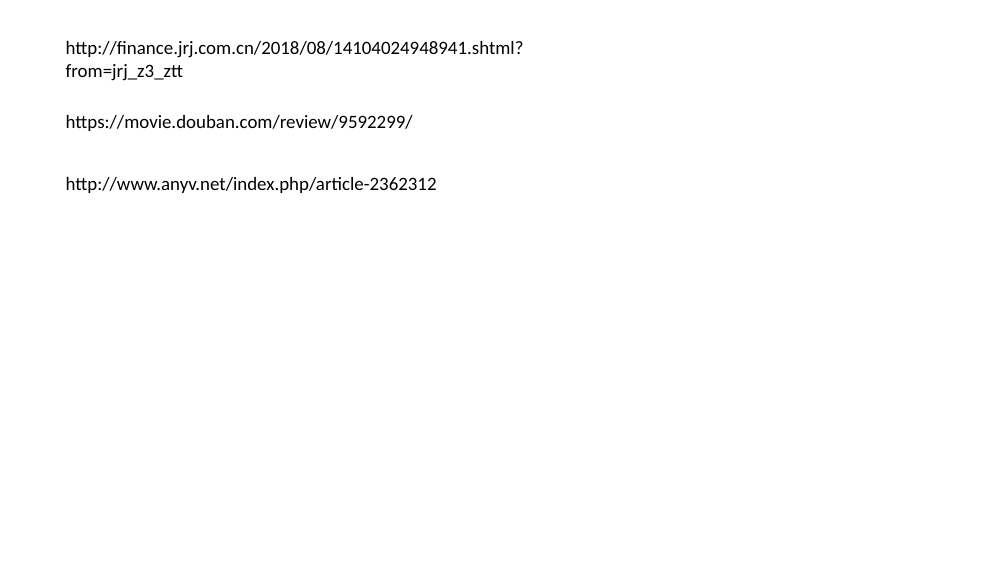
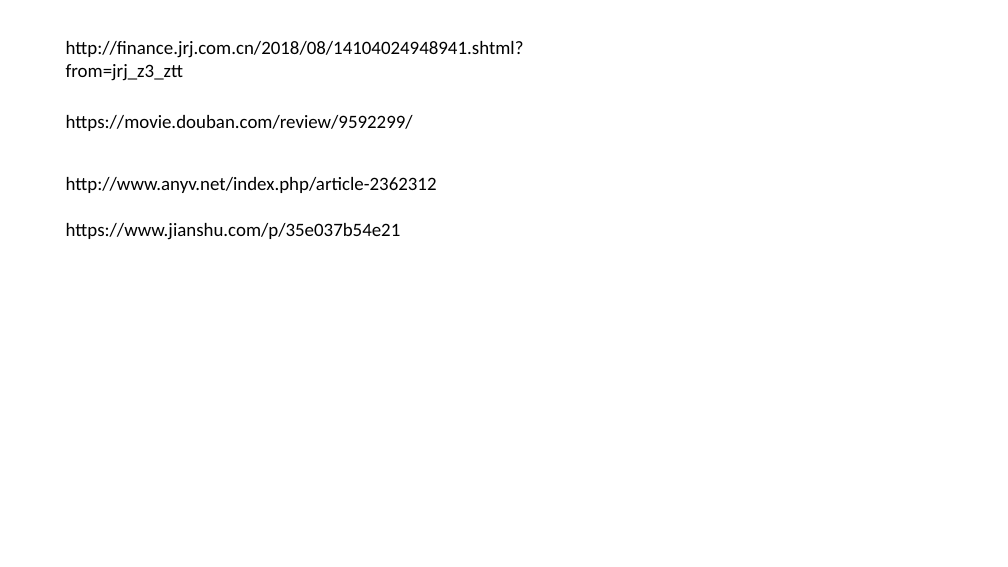
Before and after one commit to FredJiangFei/freetalk, a slide deck: slide 1 of 生娃是国家大事/sw.pptx (slide 2 before the commit). Drawn at 1008x567 pixels with LibreOffice and Linux fonts; fonts in the diff are those of the drawing. Boxes give left, top, right and bottom in pixels: in the first picture for what was removed or moved away, otherwise in the second. Text is boxed around its words. In the diff, an @@ line names an element or a change of style, - is before the commit and + after.

```diff
--- a/生娃是国家大事/sw.pptx
+++ b/生娃是国家大事/sw.pptx
@@ text added at (x1=66, y1=223, x2=401, y2=240), 18 pt, text #000000 @@
+https://www.jianshu.com/p/35e037b54e21
```
Also in this commit, not shown: 6 other slides changed, 8 slides added, 7 slides removed.
